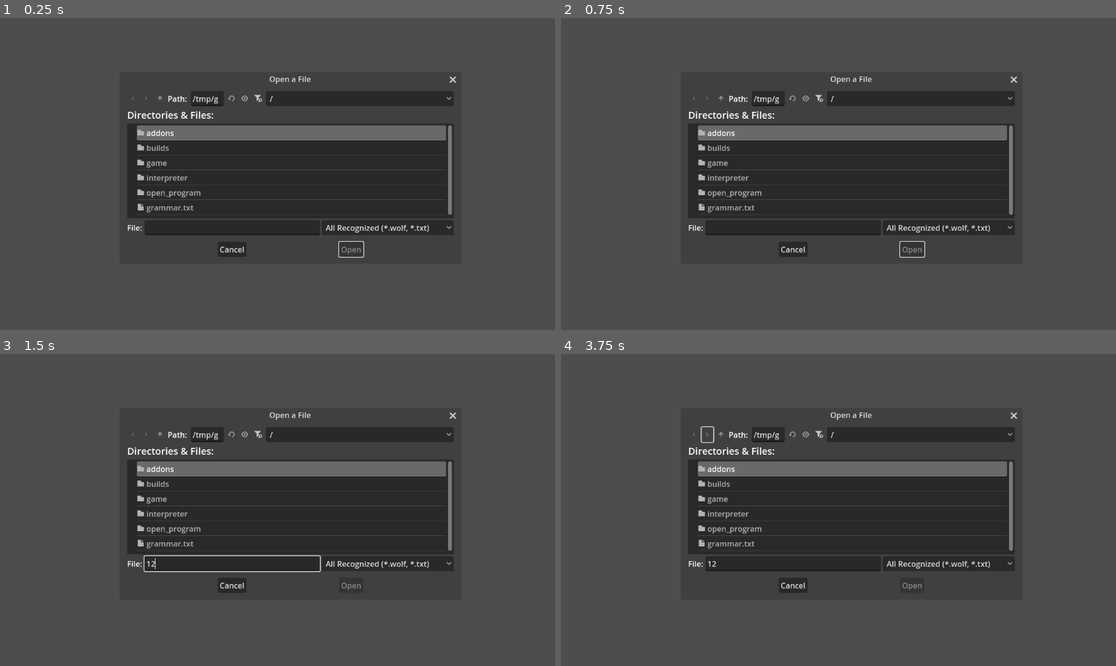
Above: before the commit, frames 1-4 (two rows, left to right).
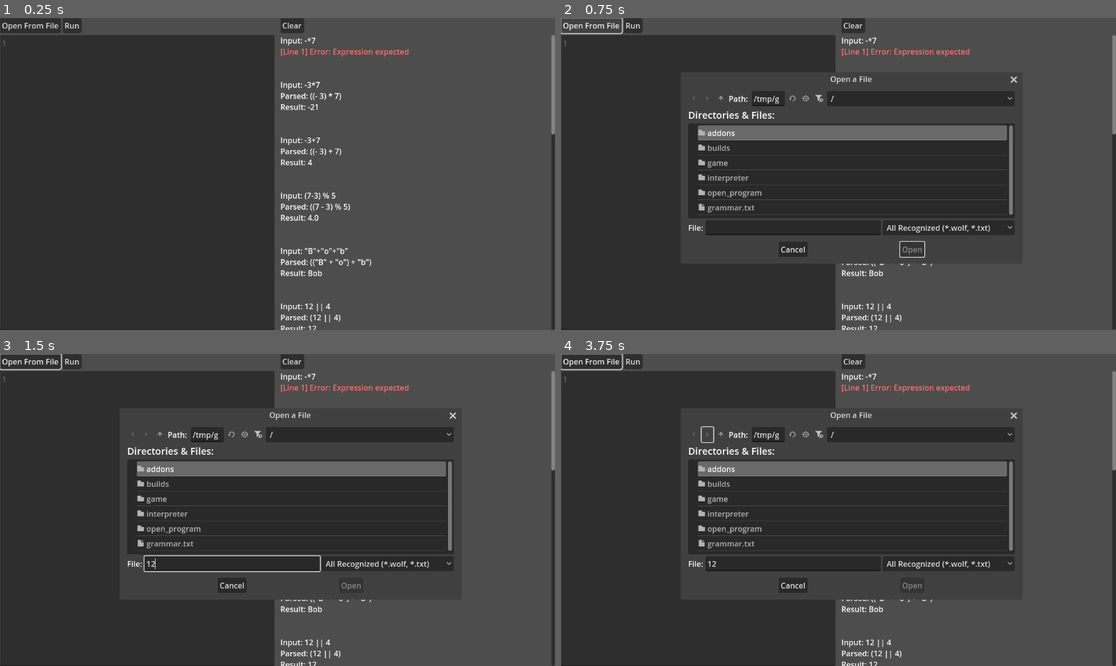
Above: after the commit, the same moments.

Repository: CattacoCattaco/Wolf-Interpreter
Game: Godot game, scene res://open_program/open_program_scene.tscn
The game is run twice, just before and just after one commit, with the same random seed, the same clock (stepped at 60 frames per second) and the same inputs.
Inputs (mouse positions are in pixels of both pictures, inside the frame that each line leads up to):
- Up to frame 1 (0.25 s): no input
- Up to frame 2 (0.75 s): click (588, 24) at 0.5 s, where only the run after the commit has a clickable "Open From File"
- Up to frame 3 (1.5 s): click (233, 563) at 1.27 s; type "12" at 1.35 s
- Up to frame 4 (3.75 s): click (633, 360) at 2 s, where only the run after the commit has a clickable "Run"; click (855, 360) at 2.75 s, where only the run after the commit has a clickable "Clear"; click (705, 435) at 3.5 s

The runs differ from the first frame. In frame 1, 47% of the frame differs, in the area x 0-100%, y 0-100%; in frame 2, 31%; in frame 3, 31%; in frame 4, 31%.

Commit message:
Create Wolf Sandbox

Diff:
--- /dev/null
+++ b/interpreter/console.gd
@@ -0,0 +1,13 @@
+class_name Console
+extends RichTextLabel
+
+## A reference to the interpreter which created this
+var interpreter: Interpreter
+
+
+func println(print_text: String) -> void:
+	append_text(print_text + "\n")
+
+
+func clear_text() -> void:
+	text = ""
--- a/interpreter/error_handler.gd
+++ b/interpreter/error_handler.gd
@@ -3,6 +3,9 @@
 
 var errors: Array[String]
 var warnings: Array[String]
+
+## A reference to the interpreter which created this
+var interpreter: Interpreter
 
 
 func _init() -> void:
@@ -14,7 +17,7 @@
 	var error_prefix: String = "[Line %s] %s: " % [line, "Error" if is_error else "Warning"]
 	var message_color: String = "#ff6f6c" if is_error else "#ffff77"
 	var error_message: String = "[color=%s]%s%s[/color]" % [message_color, error_prefix, message]
-	print_rich(error_message)
+	interpreter.console.println(error_message)
 
 	if is_error:
 		errors.append(error_message)
--- a/interpreter/interpreter.gd
+++ b/interpreter/interpreter.gd
@@ -1,17 +1,22 @@
 class_name Interpreter
 extends RefCounted
 
+var console: Console
 var error_handler: ErrorHandler
 
 
-func _init() -> void:
+func _init(p_console: Console) -> void:
+	console = p_console
+	console.interpreter = self
+
 	error_handler = ErrorHandler.new()
+	error_handler.interpreter = self
 
 
 func run(code: String) -> void:
 	error_handler.clear()
 
-	print("Input: ", code)
+	console.println("Input: " + code)
 
 	var lexer := Lexer.new(code)
 	lexer.interpreter = self
@@ -28,7 +33,7 @@
 
 	# Exit early if errors present
 	if error_handler.errors:
-		print("\n")
+		console.println("\n")
 		return
 
 	var parser := Parser.new(tokens)
@@ -38,15 +43,15 @@
 
 	# Exit early if errors present
 	if error_handler.errors or not expr:
-		print("\n")
+		console.println("\n")
 		return
 
-	print("Parsed: ", expr)
+	console.println("Parsed: " + str(expr))
 
 	var evaluator := Evaluator.new()
 	evaluator.interpreter = self
 
 	var result = evaluator.evaluate_expr(expr)["value"]
-	print("Result: ", result)
+	console.println("Result: " + str(result))
 
-	print("\n")
+	console.println("\n")
--- a/open_program/open_program_scene.gd
+++ b/open_program/open_program_scene.gd
@@ -1,16 +1,20 @@
 class_name OpenProgramScene
 extends Control
 
-@export var file_dialog: FileDialog
+@export var _file_dialog: FileDialog
+@export var _console: Console
+
+@export var _code_edit: CodeEdit
+
+@export var _open_from_file_button: Button
+@export var _run_button: Button
+@export var _clear_console_button: Button
 
 var wolf_file: FileAccess
 
-var interpreter := Interpreter.new()
+@onready var interpreter := Interpreter.new(_console)
 
 func _ready() -> void:
-	file_dialog.file_selected.connect(_file_selected)
-	file_dialog.show()
-
 	if OS.has_feature("debug"):
 		interpreter.run("-*7")
 		interpreter.run("-3*7")
@@ -29,9 +33,21 @@
 		interpreter.run("5 * 7 +")
 		interpreter.run("5 * 7 + ()")
 		interpreter.run("@3 + * 7")
-		interpreter.run("\t \t3 + * 7\n\t")
+
+	if OS.has_feature("web"):
+		_open_from_file_button.hide()
+	else:
+		_file_dialog.file_selected.connect(_file_selected)
+		_open_from_file_button.pressed.connect(_file_dialog.show)
+
+	_run_button.pressed.connect(_run)
+	_clear_console_button.pressed.connect(_console.clear)
 
 
 func _file_selected(path: String):
 	wolf_file = FileAccess.open(path, FileAccess.READ)
-	interpreter.run(wolf_file.get_as_text())
+	_code_edit.text = wolf_file.get_as_text()
+
+
+func _run():
+	interpreter.run(_code_edit.text)
--- a/open_program/open_program_scene.tscn
+++ b/open_program/open_program_scene.tscn
@@ -1,8 +1,17 @@
-[gd_scene load_steps=2 format=3 uid="uid://daua6wcirk8pg"]
+[gd_scene load_steps=8 format=3 uid="uid://daua6wcirk8pg"]
 
 [ext_resource type="Script" uid="uid://cun2304gg4oab" path="res://open_program/open_program_scene.gd" id="1_023yp"]
+[ext_resource type="Script" uid="uid://d3rknkb2c67bb" path="res://game/game.gd" id="2_yxl0w"]
+[ext_resource type="Script" uid="uid://qjud1fkpjgww" path="res://game/cell_grid/cell_grid.gd" id="3_4hq04"]
+[ext_resource type="PackedScene" uid="uid://dqfkfo3tt1mbg" path="res://game/cell_grid/cell/cell.tscn" id="4_6i576"]
+[ext_resource type="Texture2D" uid="uid://1t5rn58krst4" path="res://game/cell_grid/chars.png" id="5_d4i4x"]
+[ext_resource type="Script" uid="uid://c3ifr7o1jca3d" path="res://interpreter/console.gd" id="6_4hq04"]
 
-[node name="OpenProgramScene" type="Control" node_paths=PackedStringArray("file_dialog")]
+[sub_resource type="AtlasTexture" id="AtlasTexture_nrdvb"]
+atlas = ExtResource("5_d4i4x")
+region = Rect2(0, 0, 6, 6)
+
+[node name="OpenProgramScene" type="Control" node_paths=PackedStringArray("_file_dialog", "_console", "_code_edit", "_open_from_file_button", "_run_button", "_clear_console_button")]
 layout_mode = 3
 anchors_preset = 15
 anchor_right = 1.0
@@ -10,7 +19,12 @@
 grow_horizontal = 2
 grow_vertical = 2
 script = ExtResource("1_023yp")
-file_dialog = NodePath("FileDialog")
+_file_dialog = NodePath("FileDialog")
+_console = NodePath("HSplitContainer/Console/VBoxContainer2/Console")
+_code_edit = NodePath("HSplitContainer/Program/VBoxContainer/CodeEdit")
+_open_from_file_button = NodePath("HSplitContainer/Program/VBoxContainer/ButtonContainer/OpenFromFileButton")
+_run_button = NodePath("HSplitContainer/Program/VBoxContainer/ButtonContainer/RunButton")
+_clear_console_button = NodePath("HSplitContainer/Console/VBoxContainer2/ButtonContainer/ClearButton")
 
 [node name="FileDialog" type="FileDialog" parent="."]
 title = "Open a File"
@@ -20,3 +34,100 @@
 access = 2
 filters = PackedStringArray("*.wolf", "*.txt")
 use_native_dialog = true
+
+[node name="Game" type="Control" parent="." node_paths=PackedStringArray("timer", "cell_grid")]
+visible = false
+layout_mode = 2
+anchors_preset = 0
+offset_left = 582.0
+offset_right = 1152.0
+offset_bottom = 648.0
+size_flags_horizontal = 3
+script = ExtResource("2_yxl0w")
+timer = NodePath("Timer")
+cell_grid = NodePath("GridRatioifier/CellGrid")
+metadata/_custom_type_script = "uid://d3rknkb2c67bb"
+
+[node name="GridRatioifier" type="AspectRatioContainer" parent="Game"]
+layout_mode = 1
+anchors_preset = 15
+anchor_right = 1.0
+anchor_bottom = 1.0
+grow_horizontal = 2
+grow_vertical = 2
+
+[node name="CellGrid" type="GridContainer" parent="Game/GridRatioifier"]
+layout_mode = 2
+theme_override_constants/h_separation = 0
+theme_override_constants/v_separation = 0
+columns = 3
+script = ExtResource("3_4hq04")
+cell_scene = ExtResource("4_6i576")
+chars = SubResource("AtlasTexture_nrdvb")
+
+[node name="Timer" type="Timer" parent="Game"]
+wait_time = 0.1
+
+[node name="HSplitContainer" type="HSplitContainer" parent="."]
+layout_mode = 1
+anchors_preset = 15
+anchor_right = 1.0
+anchor_bottom = 1.0
+grow_horizontal = 2
+grow_vertical = 2
+
+[node name="Program" type="Control" parent="HSplitContainer"]
+layout_mode = 2
+size_flags_horizontal = 3
+
+[node name="VBoxContainer" type="VBoxContainer" parent="HSplitContainer/Program"]
+layout_mode = 1
+anchors_preset = 15
+anchor_right = 1.0
+anchor_bottom = 1.0
+grow_horizontal = 2
+grow_vertical = 2
+
+[node name="ButtonContainer" type="HBoxContainer" parent="HSplitContainer/Program/VBoxContainer"]
+layout_mode = 2
+
+[node name="OpenFromFileButton" type="Button" parent="HSplitContainer/Program/VBoxContainer/ButtonContainer"]
+layout_mode = 2
+text = "Open From File"
+
+[node name="RunButton" type="Button" parent="HSplitContainer/Program/VBoxContainer/ButtonContainer"]
+layout_mode = 2
+text = "Run"
+
+[node name="CodeEdit" type="CodeEdit" parent="HSplitContainer/Program/VBoxContainer"]
+layout_mode = 2
+size_flags_horizontal = 3
+size_flags_vertical = 3
+gutters_draw_line_numbers = true
+auto_brace_completion_enabled = true
+
+[node name="Console" type="Control" parent="HSplitContainer"]
+layout_mode = 2
+size_flags_horizontal = 3
+
+[node name="VBoxContainer2" type="VBoxContainer" parent="HSplitContainer/Console"]
+layout_mode = 1
+anchors_preset = 15
+anchor_right = 1.0
+anchor_bottom = 1.0
+grow_horizontal = 2
+grow_vertical = 2
+
+[node name="ButtonContainer" type="HBoxContainer" parent="HSplitContainer/Console/VBoxContainer2"]
+layout_mode = 2
+
+[node name="ClearButton" type="Button" parent="HSplitContainer/Console/VBoxContainer2/ButtonContainer"]
+layout_mode = 2
+text = "Clear"
+
+[node name="Console" type="RichTextLabel" parent="HSplitContainer/Console/VBoxContainer2"]
+layout_mode = 2
+size_flags_horizontal = 3
+size_flags_vertical = 3
+bbcode_enabled = true
+script = ExtResource("6_4hq04")
Not shown, added: interpreter/console.gd.uid
Not shown, changed: builds/web/index.html
Not shown, changed: builds/web/index.pck
